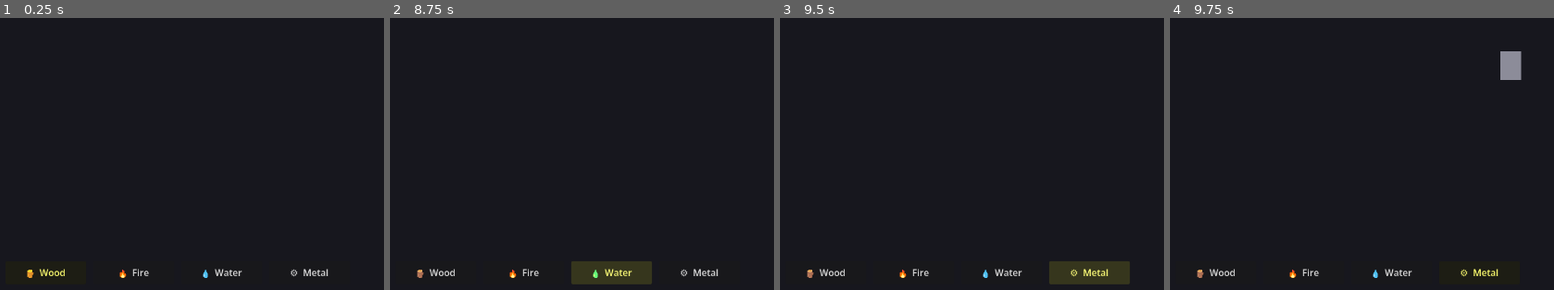
Above: before the commit, frames 1-4 (left to right).
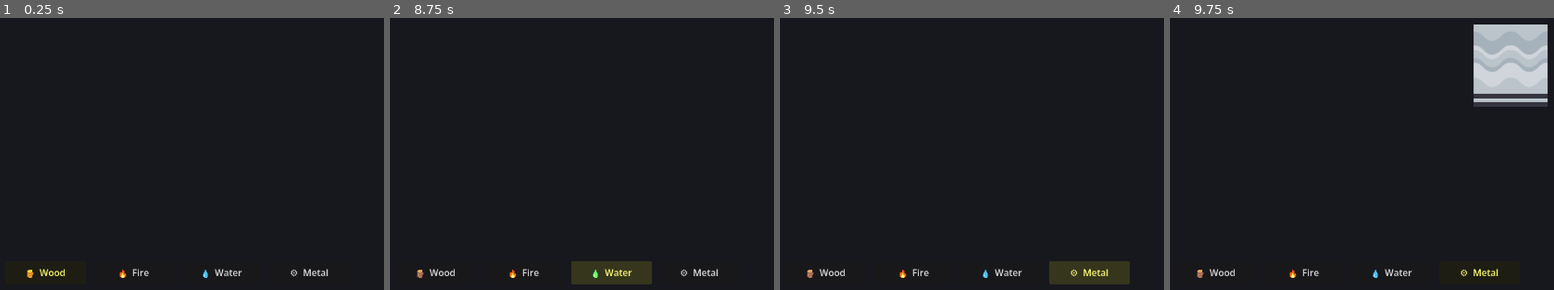
Above: after the commit, the same moments.

Repository: johnnyfleix/Elemental-Reactor
Game: Godot game, scene res://scenes/Main.tscn
Two runs of this game, one before a commit and one after it. Both use one fixed random seed, a clock stepped at 60 frames per second and the inputs below.
Inputs (mouse positions are in pixels of both pictures, inside the frame that each line leads up to):
- Up to frame 1 (0.25 s): no input
- Up to frame 2 (8.75 s): click "🪵 Wood" at 0.5 s; click "🔥 Fire" at 1.25 s; click "💧 Water" at 2 s; click "⚙️ Metal" at 2.75 s; click "🪵 Wood" at 3.5 s; click "🔥 Fire" at 4.25 s; click "💧 Water" at 5 s; click "⚙️ Metal" at 5.75 s; click "🪵 Wood" at 6.5 s; click "🔥 Fire" at 7.25 s; click "💧 Water" at 8 s
- Up to frame 3 (9.5 s): click "⚙️ Metal" at 8.75 s
- Up to frame 4 (9.75 s): tap Enter at 9.5 s; move the mouse to (1511, 61) at 9.52 s; press the mouse at (1511, 61) at 9.53 s

Frames 1-3 are identical in both runs. In frame 4, 5.8% of the frame differs, in the area x 79-99%, y 2-33%.

Commit message:
feat: integrate sprites for Wood and Metal, add Assets folder, and initialize 3D prototype

Diff:
--- a/scenes/Main.tscn
+++ b/scenes/Main.tscn
@@ -11,9 +11,9 @@
 offset_bottom = 768.0
 color = Color(0.09, 0.09, 0.12, 1)
 
-[node name="Walls" type="Node2D" parent="." unique_id=1070440129]
+[node name="ElementContainer" type="Node2D" parent="." unique_id=2118244028]
 
-[node name="ElementContainer" type="Node2D" parent="." unique_id=2118244028]
+[node name="Walls" type="Node2D" parent="." unique_id=77784143]
 
 [node name="Spawner" type="Node2D" parent="." unique_id=780818588]
 script = ExtResource("2_spawner")
--- a/scenes/Protoype/3D/main.tscn
+++ b/scenes/Protoype/3D/main.tscn
@@ -8,17 +8,19 @@
 
 [node name="Main" type="Node" unique_id=1992316572]
 
-[node name="Ground" type="StaticBody3D" parent="." unique_id=2120450431]
+[node name="Node3D" type="Node3D" parent="." unique_id=40085742]
+
+[node name="Ground" type="StaticBody3D" parent="Node3D" unique_id=2120450431]
 metadata/_edit_group_ = true
 
-[node name="CollisionShape3D" type="CollisionShape3D" parent="Ground" unique_id=1608622238]
+[node name="CollisionShape3D" type="CollisionShape3D" parent="Node3D/Ground" unique_id=1608622238]
 shape = SubResource("BoxShape3D_jdfux")
 
-[node name="MeshInstance3D" type="MeshInstance3D" parent="Ground" unique_id=422680033]
+[node name="MeshInstance3D" type="MeshInstance3D" parent="Node3D/Ground" unique_id=422680033]
 mesh = SubResource("BoxMesh_jdfux")
 
 [node name="DirectionalLight3D" type="DirectionalLight3D" parent="." unique_id=20636089]
 transform = Transform3D(1, 0, 0, 0, 0.44117695, 0.8974201, 0, -0.8974201, 0.44117695, 0, 16.620289, 0)
 
 [node name="Camera3D" type="Camera3D" parent="." unique_id=1209013191]
-transform = Transform3D(1, 0, 0, 0, 0.67904425, 0.7340974, 0, -0.7340974, 0.67904425, 0, 15.60261, 33.296486)
+transform = Transform3D(1, 0, 0, 0, 0.5269707, 0.8498835, 0, -0.8498835, 0.5269707, 0, 34.190224, 30.46793)
--- a/scenes/elements/Metal.tscn
+++ b/scenes/elements/Metal.tscn
@@ -1,35 +1,29 @@
-[gd_scene load_steps=5 format=3 uid="uid://elemental_metal"]
+[gd_scene format=3 uid="uid://bfxjdp4lu1bic"]
 
-[ext_resource type="Script" path="res://scripts/Conductor.gd" id="1_conductor"]
+[ext_resource type="Script" uid="uid://jwr4fd3pqfa" path="res://scripts/Conductor.gd" id="1_conductor"]
+[ext_resource type="Texture2D" uid="uid://dqi7nw4v00rs" path="res://Assets/PNGs/terrain_purple_block_bottom.png" id="2_go031"]
 
 [sub_resource type="RectangleShape2D" id="RectangleShape2D_metal"]
-size = Vector2(36, 36)
+size = Vector2(127, 128)
 
 [sub_resource type="CircleShape2D" id="CircleShape2D_conductor_area"]
-radius = 52.0
+radius = 71.25307
 
-[node name="Metal" type="RigidBody2D"]
+[node name="Metal" type="RigidBody2D" unique_id=1596859066]
 collision_layer = 2
-collision_mask = 1
 mass = 5.0
-gravity_scale = 1.0
 script = ExtResource("1_conductor")
 
-[node name="CollisionShape2D" type="CollisionShape2D" parent="."]
+[node name="Sprite2D" type="Sprite2D" parent="." unique_id=197876272]
+texture = ExtResource("2_go031")
+
+[node name="CollisionShape2D" type="CollisionShape2D" parent="." unique_id=1990575915]
+position = Vector2(0.5, 1)
 shape = SubResource("RectangleShape2D_metal")
 
-[node name="ColorRect" type="ColorRect" parent="."]
-offset_left = -18.0
-offset_top = -18.0
-offset_right = 18.0
-offset_bottom = 18.0
-color = Color(0.55, 0.55, 0.6, 1)
-
-[node name="ConductorArea" type="Area2D" parent="."]
+[node name="ConductorArea" type="Area2D" parent="." unique_id=2066295340]
 collision_layer = 5
 collision_mask = 3
-monitorable = true
-monitoring = true
 
-[node name="CollisionShape2D" type="CollisionShape2D" parent="ConductorArea"]
+[node name="CollisionShape2D" type="CollisionShape2D" parent="ConductorArea" unique_id=1473857563]
 shape = SubResource("CircleShape2D_conductor_area")
--- a/scenes/elements/Wood.tscn
+++ b/scenes/elements/Wood.tscn
@@ -1,23 +1,21 @@
 [gd_scene format=3 uid="uid://clfk2j4y5nfaw"]
 
 [ext_resource type="Script" uid="uid://dyon35f3pn6um" path="res://scripts/Flammable.gd" id="1_flammable"]
+[ext_resource type="Texture2D" uid="uid://8y8b1xeafqpk" path="res://Assets/PNGs/block_empty.png" id="2_f2kcf"]
 
 [sub_resource type="RectangleShape2D" id="RectangleShape2D_wood"]
-size = Vector2(28, 28)
+size = Vector2(123, 127)
 
 [node name="Wood" type="RigidBody2D" unique_id=65863351]
 collision_layer = 2
 script = ExtResource("1_flammable")
 
+[node name="Sprite2D" type="Sprite2D" parent="." unique_id=533540128]
+texture = ExtResource("2_f2kcf")
+
 [node name="CollisionShape2D" type="CollisionShape2D" parent="." unique_id=1850619176]
+position = Vector2(0.5, 0.5)
 shape = SubResource("RectangleShape2D_wood")
-
-[node name="ColorRect" type="ColorRect" parent="." unique_id=1216105819]
-offset_left = -14.0
-offset_top = -14.0
-offset_right = 14.0
-offset_bottom = 14.0
-color = Color(0.55, 0.35, 0.15, 1)
 
 [node name="BurnTimer" type="Timer" parent="." unique_id=698291487]
 wait_time = 2.0
--- a/scripts/Conductor.gd
+++ b/scripts/Conductor.gd
@@ -8,7 +8,7 @@
 var _heat_soak_timer: float = 0.0
 
 @onready var _conductor_area: Area2D = $ConductorArea
-@onready var _sprite: ColorRect = $ColorRect
+@onready var _sprite: Sprite2D = $Sprite2D
 
 
 func start_conducting() -> void:
@@ -16,14 +16,14 @@
 	_heat_soak_timer = 0.0
 	# Tint metal red-hot to give visual feedback.
 	var tween := create_tween()
-	tween.tween_property(_sprite, "color", Color(0.9, 0.2, 0.1), HEAT_SOAK_TIME)
+	tween.tween_property(_sprite, "modulate", Color(0.9, 0.2, 0.1), HEAT_SOAK_TIME)
 
 
 func stop_conducting() -> void:
 	_is_heated = false
 	_heat_soak_timer = 0.0
 	var tween := create_tween()
-	tween.tween_property(_sprite, "color", Color(0.55, 0.55, 0.6), 1.0)
+	tween.tween_property(_sprite, "modulate", Color(0.55, 0.55, 0.6), 1.0)
 
 
 func _physics_process(delta: float) -> void:
--- a/scripts/Flammable.gd
+++ b/scripts/Flammable.gd
@@ -8,7 +8,7 @@
 
 var _is_burning: bool = false
 
-@onready var _sprite: ColorRect = $ColorRect
+@onready var _sprite: Sprite2D = $Sprite2D
 @onready var _burn_timer: Timer = $BurnTimer
 
 
@@ -22,7 +22,7 @@
 	if _is_burning:
 		return
 	_is_burning = true
-	_sprite.color = BURNING_MODULATE
+	_sprite.modulate = BURNING_MODULATE
 	_burn_timer.start()
 
 
--- a/scripts/Main.gd
+++ b/scripts/Main.gd
@@ -8,26 +8,26 @@
 
 
 func _build_walls() -> void:
-	var W : float = get_viewport_rect().size.x
-	var H : float = get_viewport_rect().size.y
-	const T : float = 40.0  # wall thickness
+	var W: float = get_viewport_rect().size.x
+	var H: float = get_viewport_rect().size.y
+	const T: float = 40.0 # wall thickness
 
 	# [center_position, size]
-	var wall_data : Array = [
-		[Vector2(W / 2.0, H + T / 2.0), Vector2(W, T)],   # floor
-		[Vector2(W / 2.0, -T / 2.0),    Vector2(W, T)],   # ceiling
-		[Vector2(-T / 2.0, H / 2.0),    Vector2(T, H)],   # left
-		[Vector2(W + T / 2.0, H / 2.0), Vector2(T, H)],   # right
+	var wall_data: Array = [
+		[Vector2(W / 2.0, H + T / 2.0), Vector2(W, T)], # floor
+		[Vector2(W / 2.0, -T / 2.0), Vector2(W, T)], # ceiling
+		[Vector2(-T / 2.0, H / 2.0), Vector2(T, H)], # left
+		[Vector2(W + T / 2.0, H / 2.0), Vector2(T, H)], # right
 	]
 
 	for data in wall_data:
-		var body  := StaticBody2D.new()
+		var body := StaticBody2D.new()
 		var shape := CollisionShape2D.new()
-		var rect  := RectangleShape2D.new()
-		rect.size              = data[1]
-		shape.shape            = rect
-		body.position          = data[0]
-		body.collision_layer   = 1   # "walls" layer
-		body.collision_mask    = 0
+		var rect := RectangleShape2D.new()
+		rect.size = data[1]
+		shape.shape = rect
+		body.position = data[0]
+		body.collision_layer = 1 # "walls" layer
+		body.collision_mask = 0
 		body.add_child(shape)
 		$Walls.add_child(body)
Binary file added: Assets/PNGs/block_empty.png
Not shown, added: Assets/PNGs/block_empty.png.import
Binary file added: Assets/PNGs/terrain_purple_block_bottom.png
Not shown, added: Assets/PNGs/terrain_purple_block_bottom.png.import
Not shown, changed: README.md
